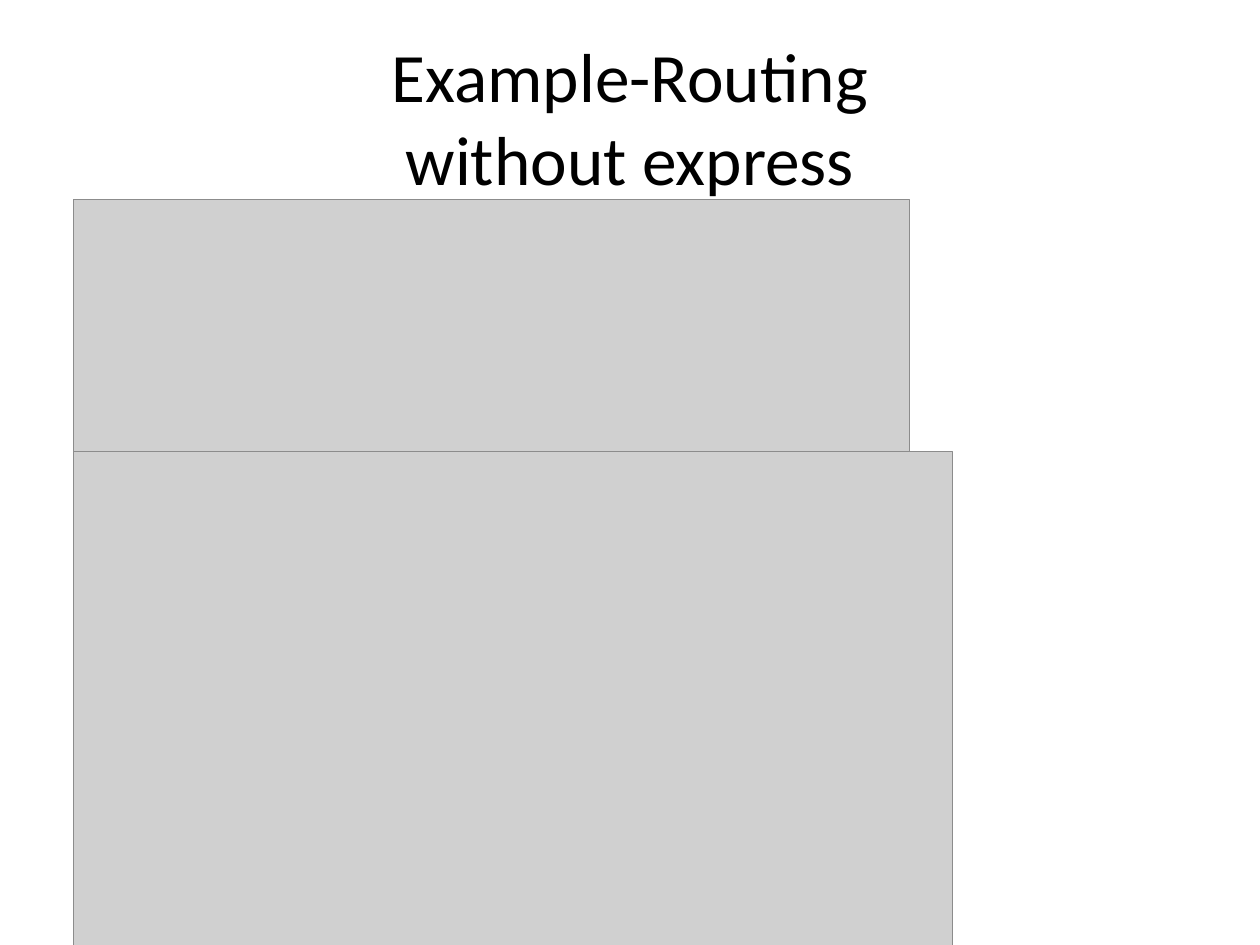
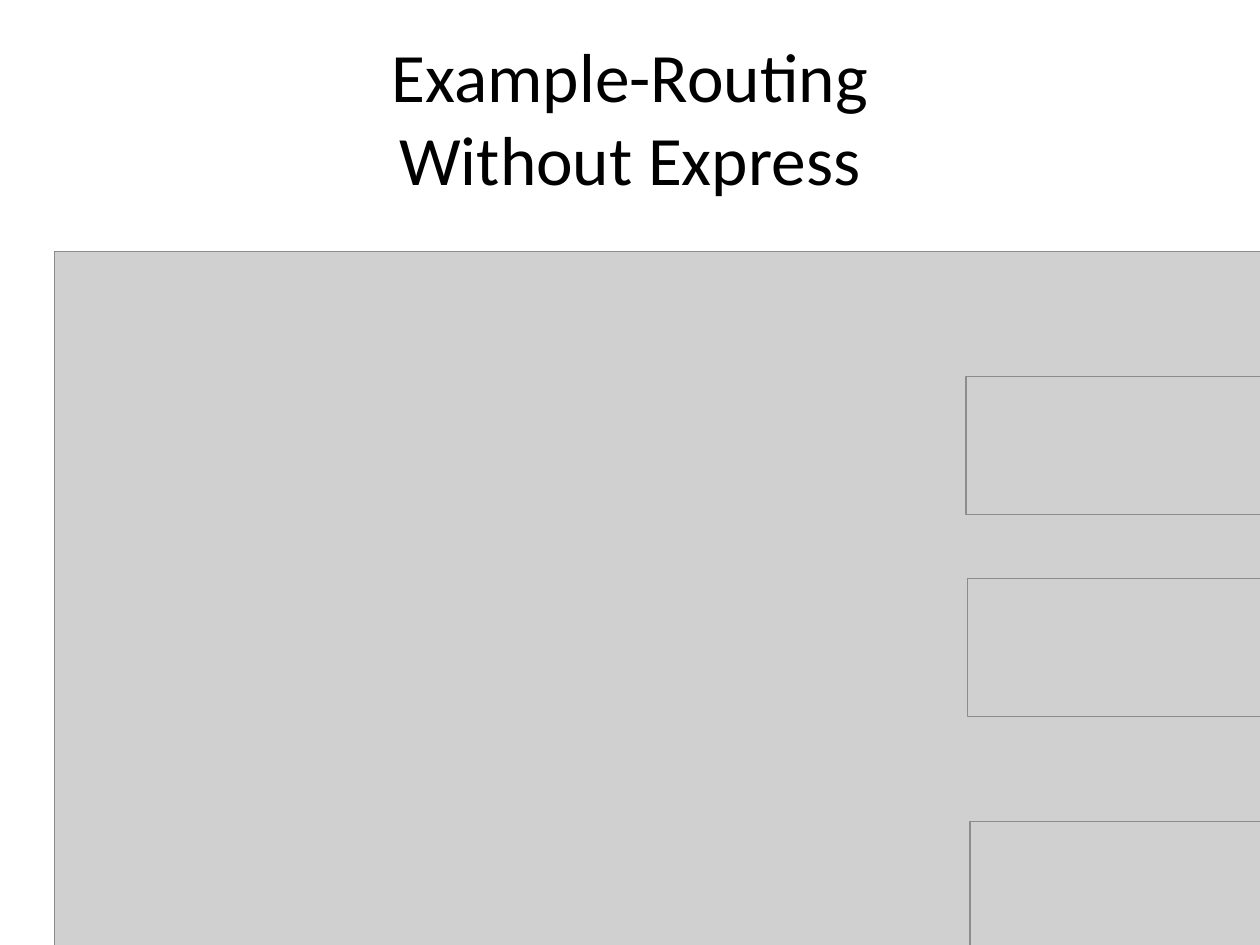
Before and after one commit to flybigcat/cs520p, a slide deck: slide 7 of slides/nodejs&express.pptx. Drawn at 1260x945 pixels with LibreOffice and Linux fonts; fonts in the diff are those of the drawing; grey boxes stand for pictures. Boxes give left, top, right and bottom in pixels: in the first picture for what was removed or moved away, otherwise in the second. Text is boxed around its words. In the diff, an @@ line names an element or a change of style, - is before the commit and + after.

```diff
--- a/slides/nodejs&express.pptx
+++ b/slides/nodejs&express.pptx
@@ title at box(392, 54, 868, 197): text changed @@
-Example-Routing
-without express
+Example-Routing
+Without Express
@@ picture removed at box(73, 199, 910, 459) @@
@@ picture added at box(54, 252, 1260, 945) @@
@@ picture added at box(966, 377, 1260, 514) @@
@@ picture removed at box(73, 451, 953, 945) @@
@@ picture added at box(968, 578, 1260, 716) @@
@@ picture added at box(970, 822, 1260, 945) @@
```
Also in this commit, not shown: 7 other slides changed, 15 other files.
